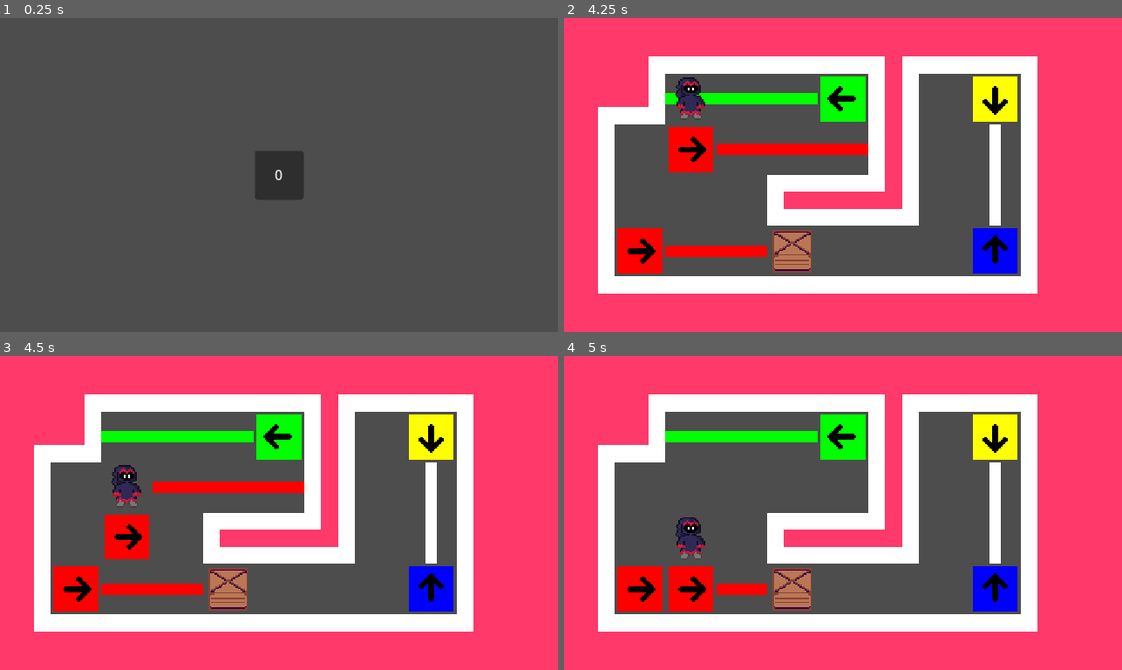
Above: before the commit, frames 1-4 (two rows, left to right).
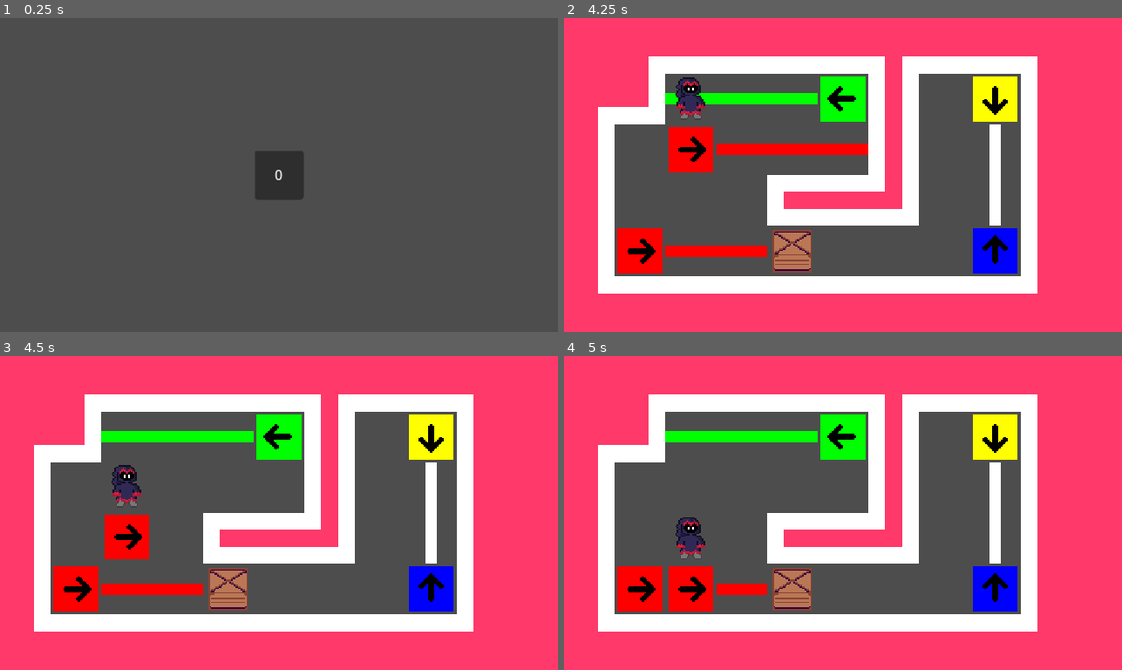
Above: after the commit, the same moments.

Repository: danielday-dev/PirateJam15
Game: Godot game, scene res://Scenes/LevelSelect.tscn
Same seed, same stepped clock (60 frames per second), same inputs: the game is played once before the commit and once after it.
Inputs:
- Up to frame 1 (0.25 s): no input
- Up to frame 2 (4.25 s): click "0" at 0.5 s; tap Enter at 1.25, 2.75 s; hold W (player_movement_up) 1.28-2.78 s; tap Space at 2, 3.5 s; hold A (player_movement_left) from 2.78 s (still down)
- Up to frame 3 (4.5 s): tap Enter at 4.25 s; release A (player_movement_left) at 4.28 s; hold S (player_movement_down) from 4.28 s (still down)
- Up to frame 4 (5 s): keep holding S (player_movement_down)

Frames 1-2 are identical in both runs. In frame 3, 1.0% of the frame differs, in the area x 27-55%, y 40-44%; in frame 4, nothing differs.

Commit message:
Lighting move behavior updated.

Diff:
--- a/Assets/Levels/Lighting.gd
+++ b/Assets/Levels/Lighting.gd
@@ -13,13 +13,16 @@
 	return (direction + 2) % 4;
 
 class Emitter:
+	var enabled : bool;
 	var position : Vector2i;
 	var color : int;
 	var direction : Direction;
 	func _init(_position : Vector2i, _color : int, _direction : Direction):
+		enabled = true;
 		position = _position;
 		color = _color;
 		direction = _direction;
+
 var emitters : Array[Emitter] = [];
 
 func checkIfSolid(pos : Vector2i) -> bool:
@@ -52,9 +55,8 @@
 func updateLighting():
 	lightingData.clear();
 
-	print("So we got here?");
-
 	for emitter in emitters:
+		if (!emitter.enabled): continue;
 		var pos : Vector2i = emitter.position;
 
 		var color : int = emitter.color;
@@ -155,6 +157,18 @@
 
 	if (addEmitter(Emitter.new(newPos, emitter.color, emitter.direction))):
 		removeEmitter(emitterPos);
+
+func enableEmitter(emitterPos : Vector2i):
+	for emitter : Emitter in emitters:
+		if (emitter.position == emitterPos):
+			emitter.enabled = true;
+			break;
+
+func disableEmitter(emitterPos : Vector2i):
+	for emitter : Emitter in emitters:
+		if (emitter.position == emitterPos):
+			emitter.enabled = false;
+			break;
 
 func clearEmitters():
 	emitters.clear();
--- a/Assets/Levels/ObjectProcess.gd
+++ b/Assets/Levels/ObjectProcess.gd
@@ -15,6 +15,7 @@
 
 		EntityTileType.EntityTileType_Light:
 			$Lighting.moveEmitter(from, to);
+			$Lighting.enableEmitter(to);
 
 	$Lighting.updateLighting();
 
@@ -76,10 +77,10 @@
 			var color : int = lightCoord.x - 1;
 
 			$Lighting.addEmitter(Lighting.Emitter.new(pos, color, direction))
-	$Lighting.updateLighting();
 
 func _ready():
 	registerLighting();
+	$Lighting.updateLighting();
 
 func _process(delta):
 	if (animationProcessing):
@@ -128,6 +129,11 @@
 		var entityAtlas : Vector2i = $Entities.get_cell_atlas_coords(0, targetPos);
 		$Entities.set_cell(0, targetPos);
 		$Animation.set_cell(0, targetPos, entitySource, entityAtlas);
+
+		match (getEntityTypeFromAtlas(entityAtlas)):
+			EntityTileType.EntityTileType_Light:
+				$Lighting.disableEmitter(targetPos);
+				$Lighting.updateLighting();
 
 	# Get player information.
 	var playerSource : int = $Entities.get_cell_source_id(0, playerPos);
